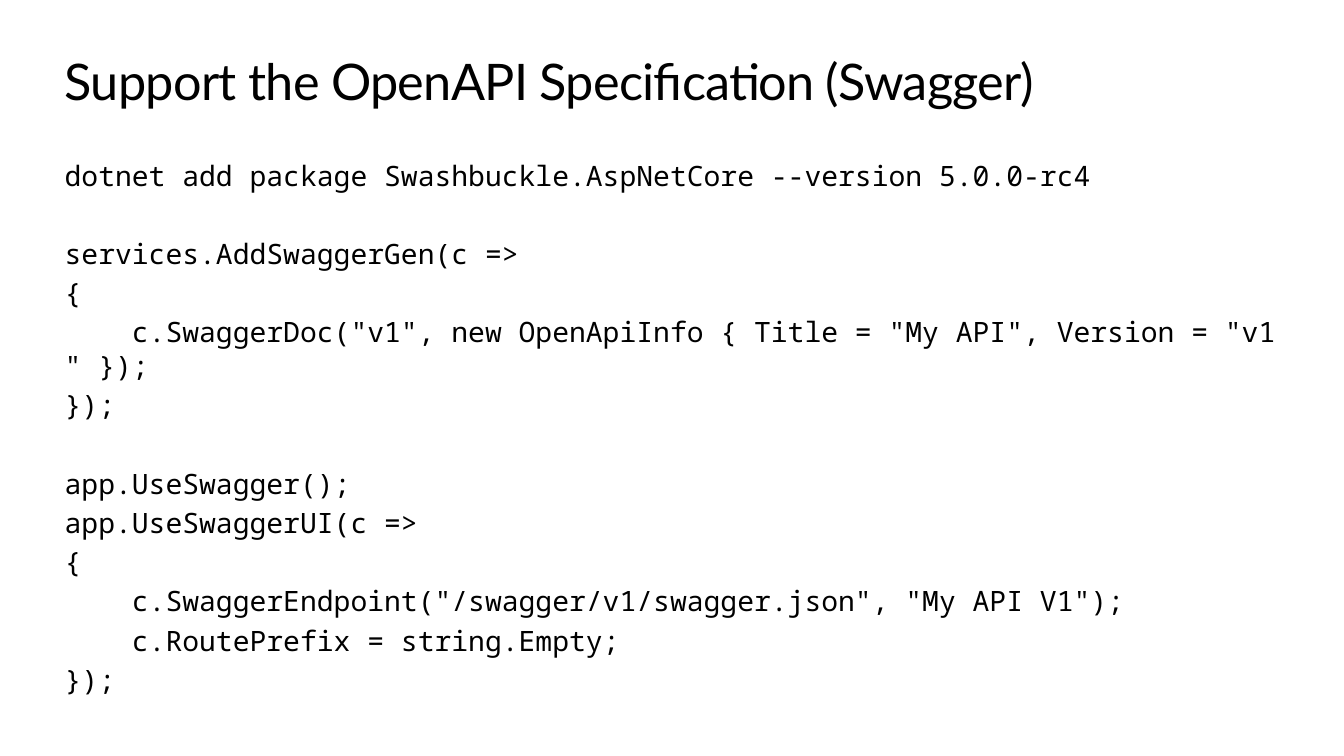
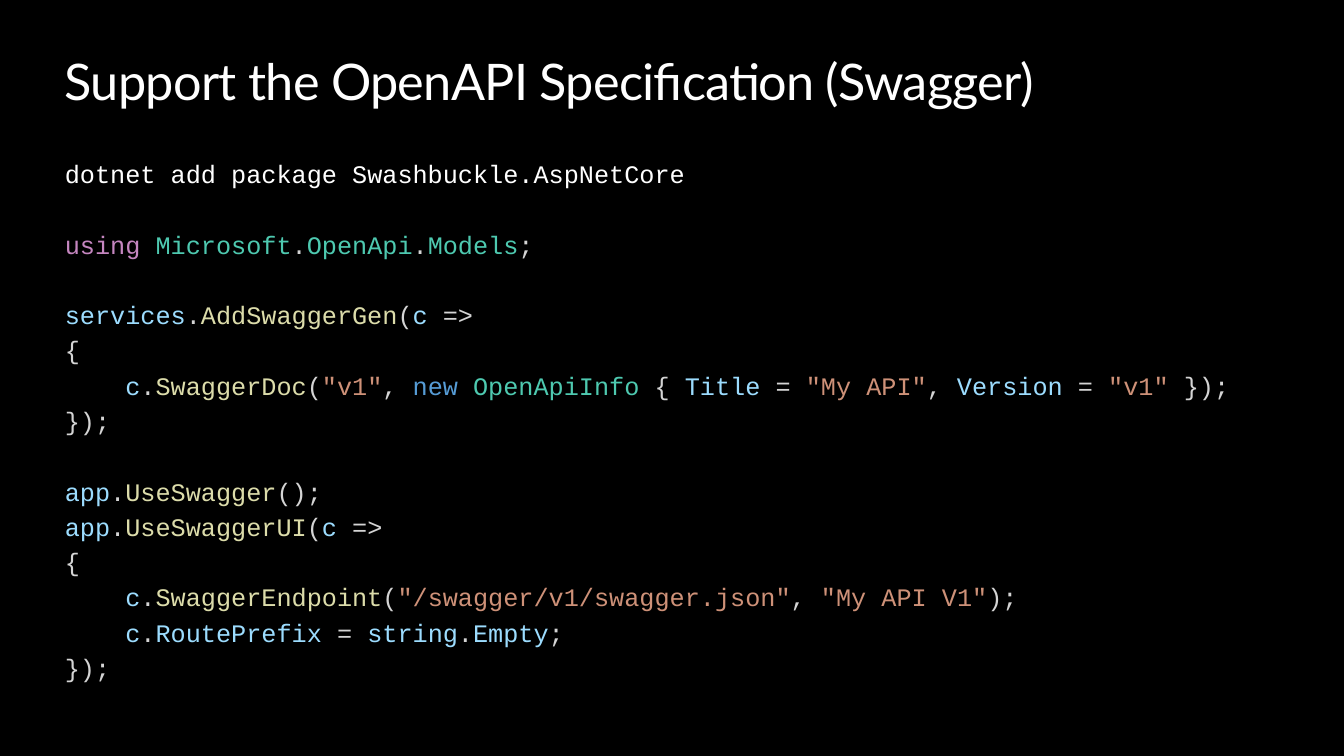
Before and after one commit to ondfisk/BDSA2020, a slide deck: slide 43 of Slides/Lecture07 - JSON and the REST - ASP.NET Core.pptx. Drawn at 1344x756 pixels with LibreOffice and Linux fonts; fonts in the diff are those of the drawing; background and template pictures are left out. Boxes give left, top, right and bottom in pixels: in the first picture for what was removed or moved away, otherwise in the second. Text is boxed around its words. In the diff, an @@ line names an element or a change of style, - is before the commit and + after.

```diff
--- a/Slides/Lecture07 - JSON and the REST - ASP.NET Core.pptx
+++ b/Slides/Lecture07 - JSON and the REST - ASP.NET Core.pptx
@@ background #FFFFFF to #000000 @@
@@ title "Support the OpenAPI Specification (Swagger)" at (65,61,1034,109): text colour #000000 to #FFFFFF @@
@@ text at (65,165,685,260): text changed; size 20 to 18 pt; font Noto Sans Mono to Courier New; text colour #000000 to #FFFFFF @@
-dotnet add package Swashbuckle.AspNetCore --version 5.0.0-rc4
+dotnet add package Swashbuckle.AspNetCore
+using Microsoft.OpenApi.Models;
@@ text at (65,306,1168,648): size 20 to 18 pt, font Noto Sans Mono to Courier New in "services.AddSwaggerGen(c =>", "{", "c.SwaggerDoc("v1", new OpenApiInfo { Title = "My ...", "});" and 6 more places; text colour #000000 to #9CDCFE in "services.AddSwaggerGen(c", "c.SwaggerDoc("v1", Title Version", "app.UseSwagger();", "app.UseSwaggerUI(c" and 2 more places; text colour #000000 to #D4D4D4 in "services.AddSwaggerGen(c =>", "{", "c.SwaggerDoc("v1", { = API", = });", "});" and 6 more places; text colour #000000 to #DCDCAA in "services.AddSwaggerGen(c", "c.SwaggerDoc("v1",", "app.UseSwagger();", "app.UseSwaggerUI(c" and 1 more places; text colour #000000 to #CE9178 in "c.SwaggerDoc("v1", "My API", "v1"", "c.SwaggerEndpoint("/swagger/v1/swagger.json", "My API V1");"; text colour #000000 to #569CD6 in "new"; text colour #000000 to #4EC9B0 in "OpenApiInfo" @@
```
Also in this commit, not shown: 1 other slide changed, 25 other files.
